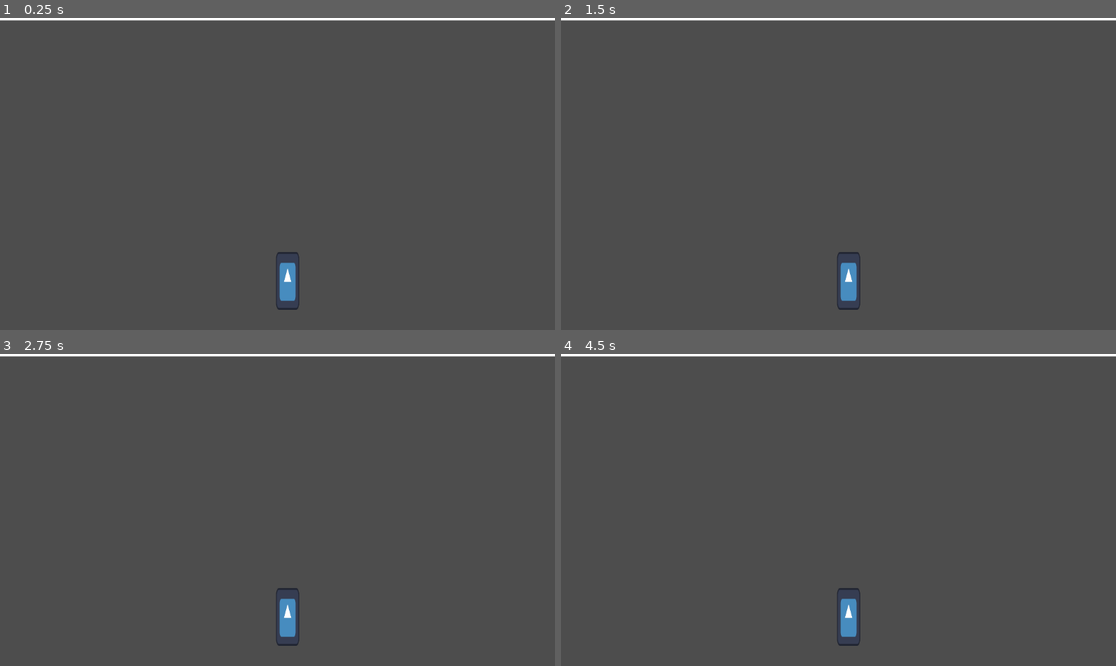
Above: before the commit, frames 1-4 (two rows, left to right).
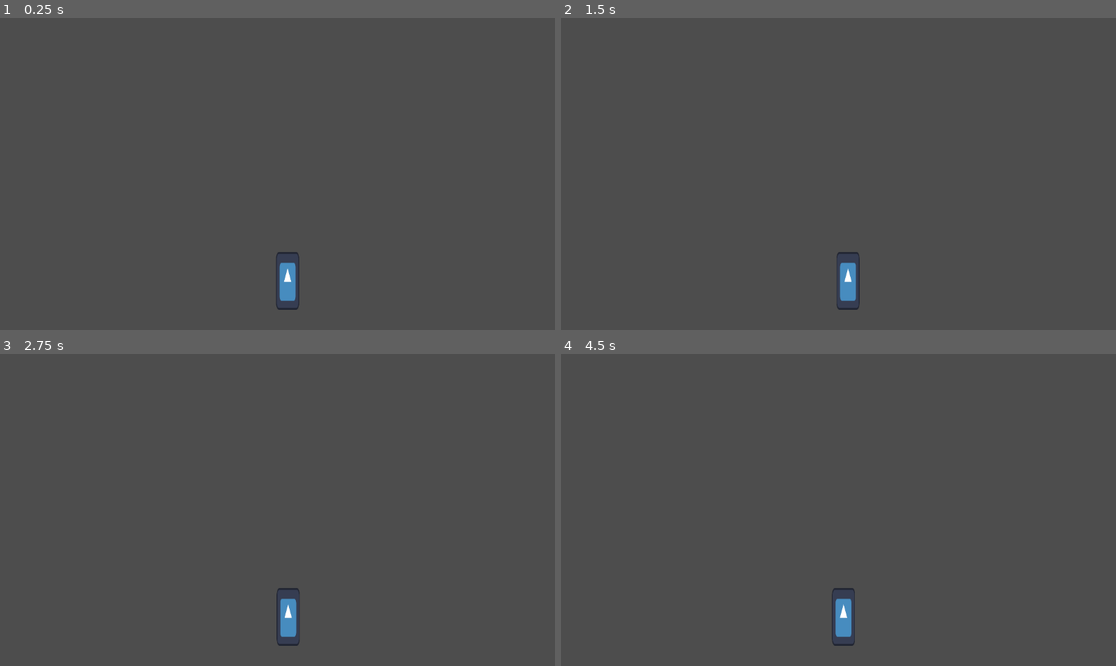
Above: after the commit, the same moments.

Repository: Ranger-NF/BlastOff
Game: Godot game, scene res://main.tscn
Two runs of this game, one before a commit and one after it. Both use one fixed random seed, a clock stepped at 60 frames per second and the inputs below. The engine's default icon, where the game draws it, is replaced by a stand-in: a white triangle on a blue panel in a dark square.
Inputs (mouse positions are in pixels of both pictures, inside the frame that each line leads up to):
- Up to frame 1 (0.25 s): no input
- Up to frame 2 (1.5 s): tap Enter at 0.5 s; move the mouse to (960, 158) at 0.52 s; click (960, 158) at 0.67 s; tap Space at 1.25 s; drag from (727, 189) to (849, 280) at 1.27 s
- Up to frame 3 (2.75 s): tap Enter at 2 s; move the mouse to (333, 441) at 2.02 s; click (333, 441) at 2.17 s
- Up to frame 4 (4.5 s): tap Space at 2.75 s; drag from (810, 572) to (672, 463) at 2.77 s; move the mouse to (1005, 556) at 3.52 s; click (1005, 556) at 3.67 s; tap Enter at 4.25 s; drag from (672, 463) to (849, 616) at 4.27 s

The runs differ from the first frame. In frame 1, 0.9% of the frame differs, in the area x 0-100%, y 0-1%; in frame 2, 1.0%; in frame 3, 1.0%; in frame 4, 1.3%, in the area x 0-100%, y 0-94%.
Error before the commit: Parse Error: Expected identifier after "." for attribute access. (res://rocket.tscn::GDScript_lpiqs:40)

Commit message:
Added obstacles 🛑

Diff:
--- /dev/null
+++ b/asteroids.gd
@@ -0,0 +1,17 @@
+extends Area2D
+
+@export var inital_speed = 30
+@export var acceleration = 5
+@export var max_speed = 60
+
+var can_move: bool = false
+var move_vec: Vector2 = Vector2.ZERO
+
+func _ready() -> void:
+    can_move = true
+    move_vec.y = inital_speed
+
+func _physics_process(delta: float) -> void:
+    if can_move:
+        move_vec.y += (acceleration * delta)
+        move_vec.limit_length(max_speed)
--- /dev/null
+++ b/asteroids.tscn
@@ -0,0 +1,39 @@
+[gd_scene load_steps=4 format=3 uid="uid://c7xy671srn8rt"]
+
+[ext_resource type="Texture2D" uid="uid://c7yipgfafwnau" path="res://icon.svg" id="1_vi6v1"]
+
+[sub_resource type="GDScript" id="GDScript_ymkuq"]
+script/source = "extends Area2D
+
+@export var inital_speed = 10
+@export var acceleration = 30
+@export var max_speed = 30
+
+var can_move: bool = false
+var move_vec: Vector2 = Vector2.ZERO
+
+func _ready() -> void:
+    can_move = true
+    move_vec.y = inital_speed
+
+func _physics_process(delta: float) -> void:
+    if can_move:
+        move_vec.y += (acceleration * delta)
+        move_vec.limit_length(max_speed)
+
+        self.position.y += move_vec.y
+"
+
+[sub_resource type="RectangleShape2D" id="RectangleShape2D_8rg67"]
+size = Vector2(120, 120)
+
+[node name="asteroids" type="Area2D"]
+script = SubResource("GDScript_ymkuq")
+
+[node name="Sprite2D" type="Sprite2D" parent="."]
+texture = ExtResource("1_vi6v1")
+flip_v = true
+
+[node name="CollisionShape2D" type="CollisionShape2D" parent="."]
+position = Vector2(0, -1)
+shape = SubResource("RectangleShape2D_8rg67")
--- a/asterois.tscn
+++ /dev/null
@@ -1,16 +0,0 @@
-[gd_scene load_steps=3 format=3 uid="uid://c7xy671srn8rt"]
-
-[ext_resource type="Texture2D" uid="uid://c7yipgfafwnau" path="res://icon.svg" id="1_4nfkj"]
-
-[sub_resource type="RectangleShape2D" id="RectangleShape2D_8rg67"]
-size = Vector2(120, 120)
-
-[node name="Area2D" type="Area2D"]
-
-[node name="Sprite2D" type="Sprite2D" parent="."]
-texture = ExtResource("1_4nfkj")
-flip_v = true
-
-[node name="CollisionShape2D" type="CollisionShape2D" parent="."]
-position = Vector2(0, -1)
-shape = SubResource("RectangleShape2D_8rg67")
--- /dev/null
+++ b/main.gd
@@ -0,0 +1,20 @@
+extends Node2D
+
+@export var asteroid_node: PackedScene
+
+func spawn_asteroids():
+    var screen_size = get_viewport_rect().size.x
+    var spawn_location = Vector2(randf_range(0, screen_size), 0)
+
+    var new_asteroid = asteroid_node.instantiate()
+    new_asteroid.position = spawn_location
+    add_child(new_asteroid)
+
+func _ready() -> void:
+    spawn_asteroids()
+
+
+
+
+func _on_asteroid_timer_timeout() -> void:
+    pass # Replace with function body.
--- a/main.tscn
+++ b/main.tscn
@@ -1,11 +1,35 @@
-[gd_scene load_steps=2 format=3 uid="uid://dikpya2pi0i66"]
+[gd_scene load_steps=4 format=3 uid="uid://dikpya2pi0i66"]
 
 [ext_resource type="PackedScene" uid="uid://c1tug87fw4xs" path="res://rocket.tscn" id="1_nmvdq"]
+[ext_resource type="PackedScene" uid="uid://c7xy671srn8rt" path="res://asteroids.tscn" id="2_xclxf"]
+
+[sub_resource type="GDScript" id="GDScript_vu1uo"]
+script/source = "extends Node2D
+
+@export var asteroid_node: PackedScene
+
+func spawn_asteroids():
+    var screen_size = get_viewport_rect().size.x
+    var spawn_location = Vector2(randf_range(0, screen_size), 0)
+
+    var new_asteroid = asteroid_node.instantiate()
+    new_asteroid.position = spawn_location
+    add_child(new_asteroid)
+
+
+func _on_asteroid_timer_timeout() -> void:
+    spawn_asteroids()
+"
 
 [node name="Main" type="Node2D"]
-
-[node name="Line2D" type="Line2D" parent="."]
-points = PackedVector2Array(1152, 0, 0, 0)
+script = SubResource("GDScript_vu1uo")
+asteroid_node = ExtResource("2_xclxf")
 
 [node name="Rocket" parent="." instance=ExtResource("1_nmvdq")]
 position = Vector2(597, 546)
+
+[node name="AsteroidTimer" type="Timer" parent="."]
+wait_time = 3.0
+autostart = true
+
+[connection signal="timeout" from="AsteroidTimer" to="." method="_on_asteroid_timer_timeout"]
--- a/rocket.tscn
+++ b/rocket.tscn
@@ -28,7 +28,6 @@
             LEFT:
                 move_vec.x += -1 * (acceleration * delta)
 
-
     # Slowing down (gradually)
     elif move_vec.length() > (friction * delta):
         var magniitude_of_vec = abs(move_vec.x)
@@ -39,22 +38,30 @@
     else:
         move_vec = Vector2.ZERO # Stop the character
 
-    move_vec.limit_length(max_speed)
+    move_vec = move_vec.limit_length(max_speed)
     has_recieved_input = false
     self.position += move_vec
-    self.position.clamp(Viewport.)
+
+    var horizontal_screen_size = get_viewport_rect().size.x
+    if (self.position.x >= horizontal_screen_size) or (self.position.x <= 0):
+        self.position.x = clamp(self.position.x , 0, horizontal_screen_size) # Prevents the rocket from going off the screen
+        move_vec = Vector2.ZERO # Resets the velocity to sudden stop
 
 func _physics_process(delta: float) -> void:
     move(delta)
 
 func _input(event: InputEvent) -> void:
-    if (event is InputEventScreenTouch and event.is_pressed()) or (event is InputEventScreenDrag):
-        if event.position.x > 580.0:
-            direction_to_move = RIGHT
-        else:
-            direction_to_move = LEFT
+    if !(event is InputEventScreenDrag) and !(event is InputEventScreenTouch) and !(event is InputEventMouse):
+        return
 
-        has_recieved_input = true
+    var middle_of_screen: float = (get_viewport_rect().size.x / 2)
+
+    if event.position.x > middle_of_screen:
+        direction_to_move = RIGHT
+    else:
+        direction_to_move = LEFT
+
+    has_recieved_input = true
 "
 
 [sub_resource type="RectangleShape2D" id="RectangleShape2D_fly6p"]
